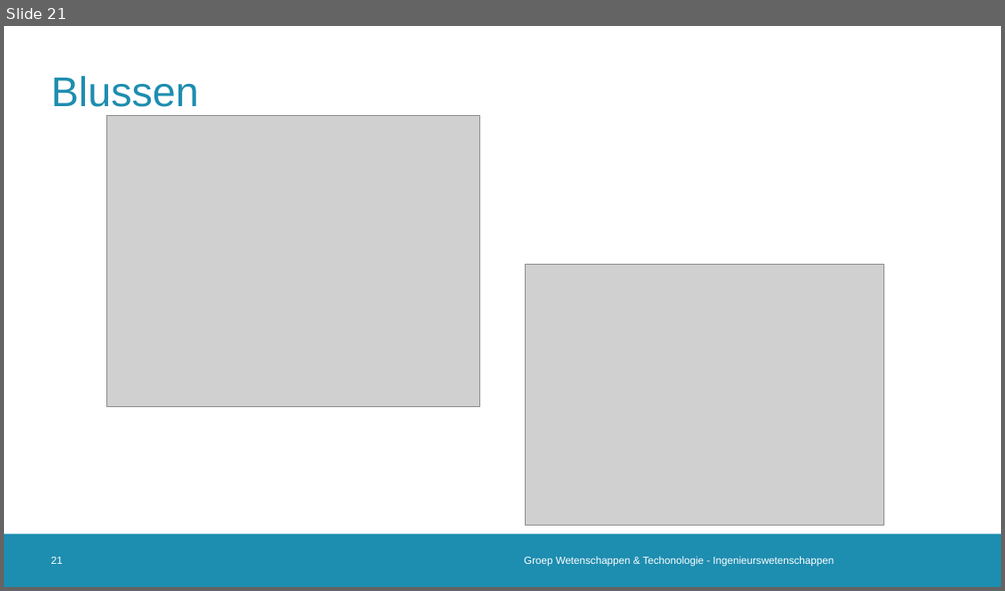
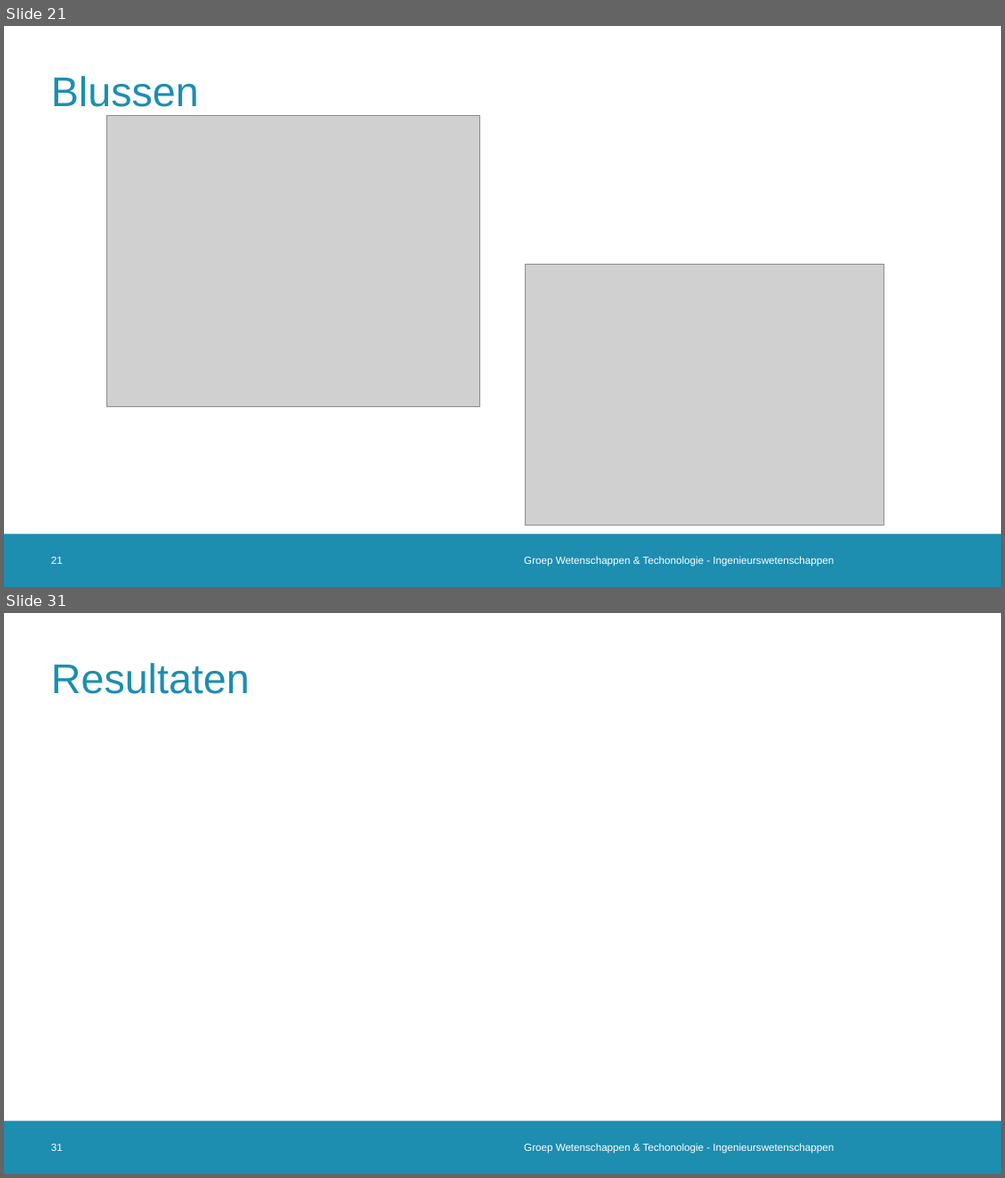
Before and after one commit to 2023-2022-KULAK-IW/2022_2023_Probleemoplossen_en_Ontwerpen_2, a slide deck: LATEX + ppt/Tussentijdse Presentatie .pptx. Shown one above the other, each under a label of ours: slide 21 before the commit, slides 21 and 31 after it; the slides between them are not shown. The pictures are 1005x591 and 1005x1178 pixels, drawn with LibreOffice and Linux fonts; fonts in the diff are those of the drawing; grey boxes stand for pictures; background and template pictures are left out. Boxes give left, top, right and bottom in pixels: in the first picture for what was removed or moved away, otherwise in the second. Text is boxed around its words. In the diff, an @@ line names an element or a change of style, - is before the commit and + after.

```diff
--- a/LATEX + ppt/Tussentijdse Presentatie .pptx
+++ b/LATEX + ppt/Tussentijdse Presentatie .pptx
@@ slide 31 added at <box>4,613,1001,1174</box>, background #FFFFFF; not listed: 1 template element that a slide beside it also shows @@
@@ title added at <box>51,663,250,694</box>, 40 pt, text #1D8DB0 @@
+Resultaten
@@ page number added at <box>51,1143,63,1151</box>, 10 pt, text #FFFFFF @@
+31
@@ text added at <box>524,1143,833,1153</box>, 10 pt, text #FFFFFF @@
+Groep Wetenschappen & Techonologie - Ingenieurswetenschappen
```
Also in this commit, not shown: 12 slides changed, 8 other slides added.
